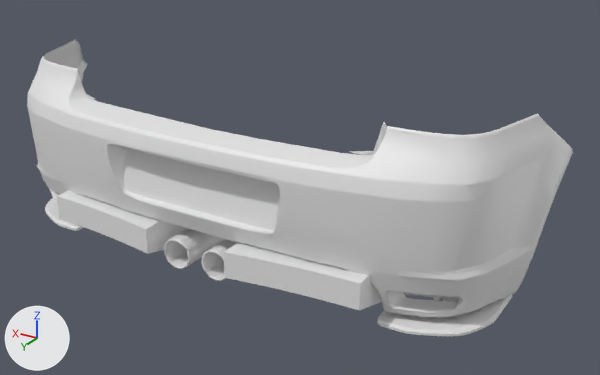
The glTF model public/parts/wendtStrom_rearBumper_trackMild.glb, before and after one commit.
Before and after are seen from a 50 mm lens placed at (-1.277, 3.582, 1.332), pointed at (-0.154, 1.71, 0.395). Lighting does not change. The marker at lower left points along +X, +Y and +Z. The first picture is the older version. Where no turn or scale is listed for an object, it has been applied to the vertices. Vertices at exactly the same position are counted once.

Names of what the first picture shows: 'rearBumper_trackMild'.
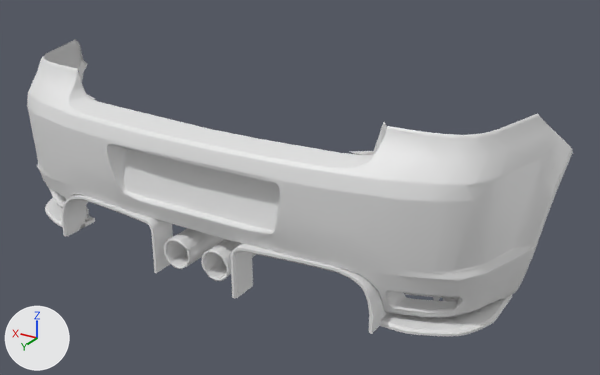
Commit message: Wendt Strom: Track Mild frames the openings with the lip

Where the newer file only moved an object's origin or applied its transform, the numbers keep the older frame.

The change, as a list of edits to the scene's bpy script:
```text
Change me_wendtstrom_rearbumper_trackmild:
    used by ob_rearbumper_trackmild; location = (0.0, 1.777, 0.445)
    remove me_wendtstrom_rearbumper_trackmild.from_pydata(...)  # 1375 vertices, 2490 faces; spans x -0.85..0.85, y -0.27..0.27, z -0.26..0.26
    add me_wendtstrom_rearbumper_trackmild.from_pydata(...)  # 1467 vertices, 2674 faces; spans x -0.85..0.85, y -0.27..0.25, z -0.26..0.26
    me_wendtstrom_rearbumper_trackmild part 1: the loose piece of 64 vertices spanning x -0.51..-0.13, y 0.0..0.27, z -0.26..-0.11 is rebuilt with 110 vertices and now spans x -0.53..-0.13, y 0.13..0.24, z -0.26..-0.1
    me_wendtstrom_rearbumper_trackmild part 2
    8 vertices are removed from x 0.13..0.5, y 0.0..0.27, z -0.26..-0.11
    46 faces are deleted
    56 vertices move from x 0.13..0.48, y 0.0..0.27, z -0.26..-0.11 to x 0.16..0.53, y 0.13..0.24, z -0.26..-0.1
    43 vertices are added at x 0.13..0.53, y 0.13..0.24, z -0.26..-0.11
    11 new vertices lie (0.0, 0.07, 0.0) away from vertices in x 0.15..0.4, y 0.0, z -0.11
    138 new faces join them, mat_black (white #e7e7e7)
```

Changed parts and their boxes [x1, y1, x2, y2] in the pictures (600 x 375 px):
part 1 of me_wendtstrom_rearbumper_trackmild, rebuilt: before [224, 242, 382, 310]; after [231, 243, 386, 334]
part 2 of me_wendtstrom_rearbumper_trackmild, cut back: before [57, 190, 187, 254]; after [62, 194, 173, 273]
